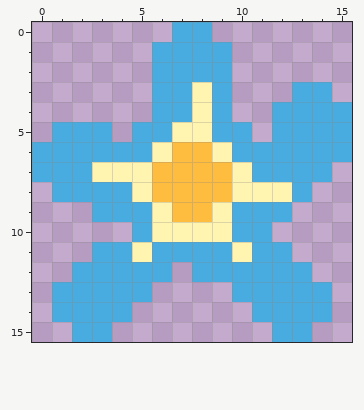
Edited in one commit: pixel-art sprite (flower/flower3.png). The picture above was drawn from the file before the commit.
The file is 16x16 pixels.
After the commit:
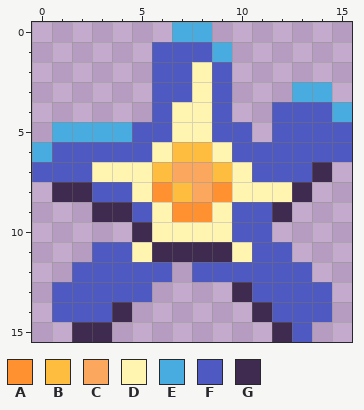
Palette (. is transparent): A #ff9130  B #ffbd40  C #fba75d  D #fff4b0  E #48ace0  F #4e59c2  G #402b50
Difference:
@@ x 0..15 @@
  0 .......EE.......
- 1 ......EEEE......
- 2 ......EEEE......
- 3 ......EEDE...EE.
- 4 ......EEDE..EEEE
- 5 .EEE.EEDDEE.EEEE
- 6 EEEEEEDBBDEEEEEE
- 7 EEEDDDBBBBDEEEE.
- 8 .EEEEDBBBBDDDE..
- 9 ...EEEDBBDEEE...
-10 .....EDDDDEE....
-11 ...EEDEEEEDEE...
-12 ..EEEEE.EEEEEE..
-13 .EEEEE....EEEEE.
-14 .EEEE......EEEE.
-15 ..EE........EE..
+ 1 ......FFFE......
+ 2 ......FFDF......
+ 3 ......FFDF...EE.
+ 4 ......FDDF..FFFE
+ 5 .EEEEFFDDFF.FFFF
+ 6 EFFFFFDBBDFFFFFF
+ 7 FFFDDDBCCBDFFFG.
+ 8 .GGFFDABCADDDG..
+ 9 ...GGFDAADFFG...
+10 .....GDDDDFF....
+11 ...FFDGGGGDFF...
+12 ..FFFFF.FFFFFF..
+13 .FFFFF....GFFFF.
+14 .FFFG......GFFF.
+15 ..GG........GF..
